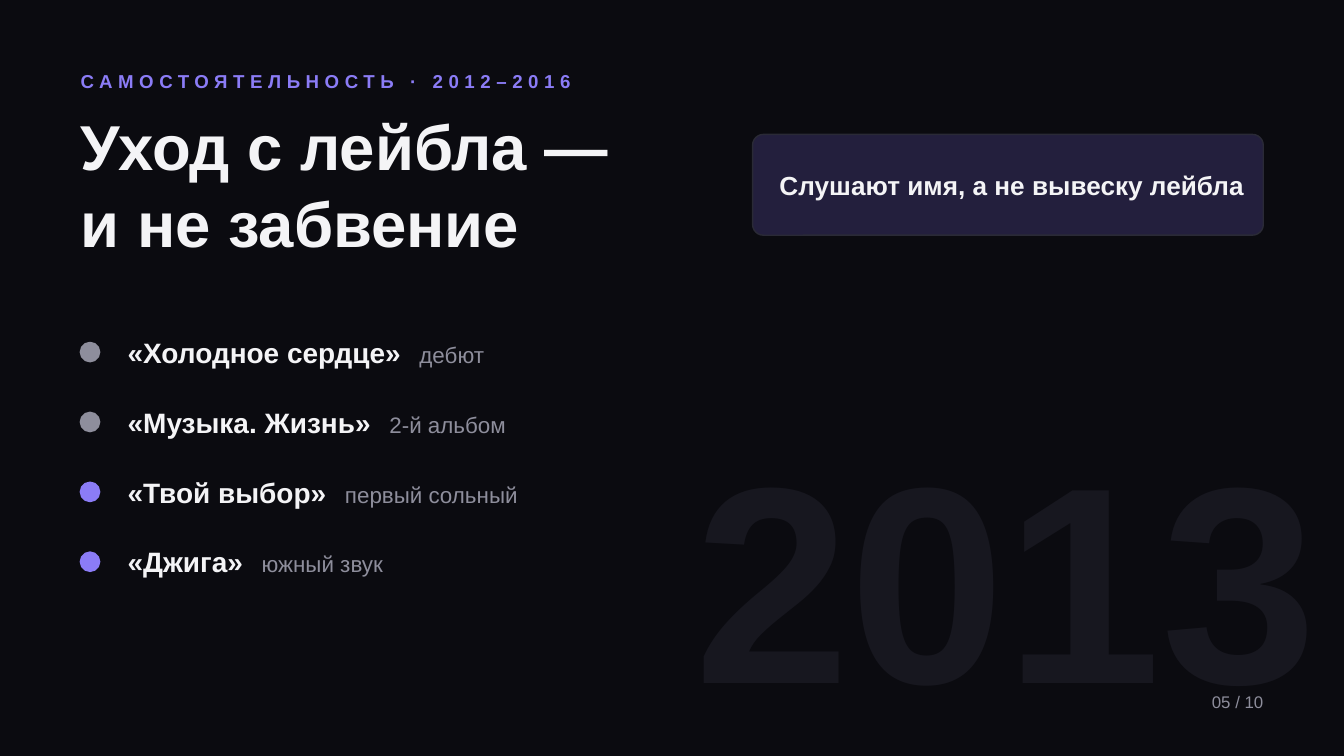
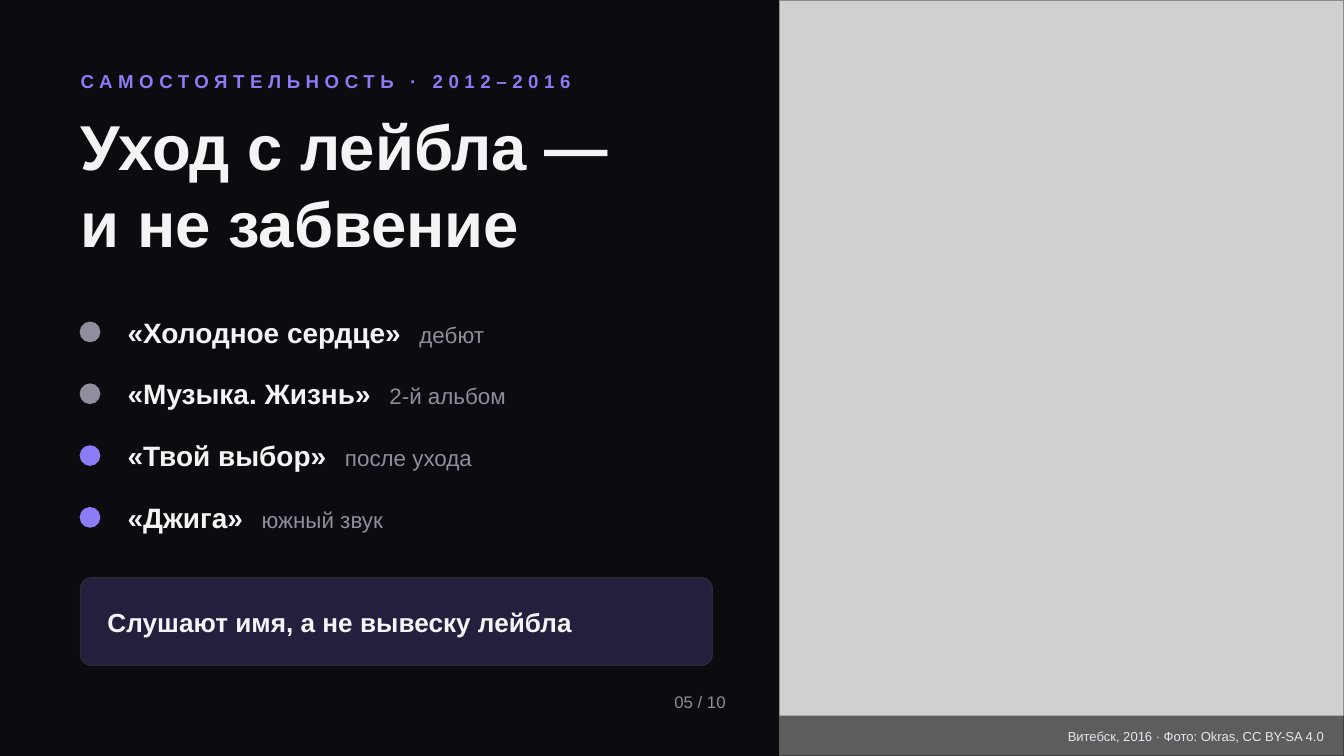
Before and after one commit to KRIEZIEYR/aaaaaaaaaaaaaaaaaa, a slide deck: slide 5 of Dzhigan_v2.pptx. Drawn at 1344x756 pixels with LibreOffice and Linux fonts; fonts in the diff are those of the drawing; grey boxes stand for pictures. Boxes give left, top, right and bottom in pixels: in the first picture for what was removed or moved away, otherwise in the second. Text is boxed around its words. In the diff, an @@ line names an element or a change of style, - is before the commit and + after.

```diff
--- a/Dzhigan_v2.pptx
+++ b/Dzhigan_v2.pptx
@@ picture added at bbox=[780, 0, 1344, 755] @@
@@ ellipse: place and size @@
-ellipse at bbox=[81, 343, 99, 362]
+ellipse at bbox=[81, 323, 99, 341]
@@ text "«Холодное сердце» дебют": place and size @@
-text "«Холодное сердце» дебют" at bbox=[128, 343, 484, 368]
+text "«Холодное сердце» дебют" at bbox=[128, 323, 484, 348]
@@ ellipse: place and size @@
-ellipse at bbox=[81, 413, 99, 431]
+ellipse at bbox=[81, 384, 99, 403]
@@ text "«Музыка. Жизнь» 2-й альбом": place and size @@
-text "«Музыка. Жизнь» 2-й альбом" at bbox=[128, 413, 506, 438]
+text "«Музыка. Жизнь» 2-й альбом" at bbox=[128, 384, 506, 410]
@@ ellipse: place and size @@
-ellipse at bbox=[81, 552, 99, 571]
+ellipse at bbox=[81, 446, 99, 465]
@@ text at bbox=[128, 445, 472, 471]: text changed; size 12 to 15 pt; text colour #8E8E9C to #F4F4F6; bold on @@
-«Твой выбор» первый сольный
+«Твой выбор» после ухода
@@ ellipse: place and size @@
-ellipse at bbox=[81, 482, 99, 501]
+ellipse at bbox=[81, 508, 99, 527]
@@ text "«Джига» южный звук": place and size @@
-text "«Джига» южный звук" at bbox=[128, 552, 383, 578]
+text "«Джига» южный звук" at bbox=[128, 508, 383, 533]
@@ rounded rectangle: place and size @@
-rounded rectangle at bbox=[753, 134, 1263, 235]
+rounded rectangle at bbox=[81, 578, 712, 665]
@@ rounded rectangle at bbox=[81, 578, 712, 665]: proportions changed @@
@@ text "Слушают имя, а не вывеску ...": place and size @@
-text "Слушают имя, а не вывеску ..." at bbox=[779, 175, 1244, 201]
+text "Слушают имя, а не вывеску ..." at bbox=[107, 612, 572, 637]
@@ text "05 / 10": place and size @@
-text "05 / 10" at bbox=[1212, 696, 1264, 708]
+text "05 / 10" at bbox=[674, 696, 726, 708]
@@ text removed at bbox=[694, 696, 1317, 708] @@
-2013
@@ rectangle added at bbox=[780, 716, 1344, 756], fill #000000 at 55% opacity @@
@@ text added at bbox=[1068, 731, 1324, 743], 7 pt, text #E6E6EC @@
+Витебск, 2016 · Фото: Okras, CC BY-SA 4.0
```
Also in this commit, not shown: 9 other slides changed.
